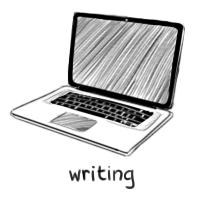
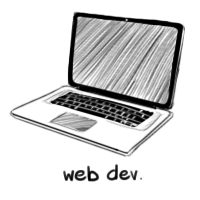
Two versions of the same layered image (200 × 200). Layer-by-layer changes:
added layer "web" above "Layer 2" over [63, 164, 143, 182]
hid "text" over [68, 12, 154, 189]
